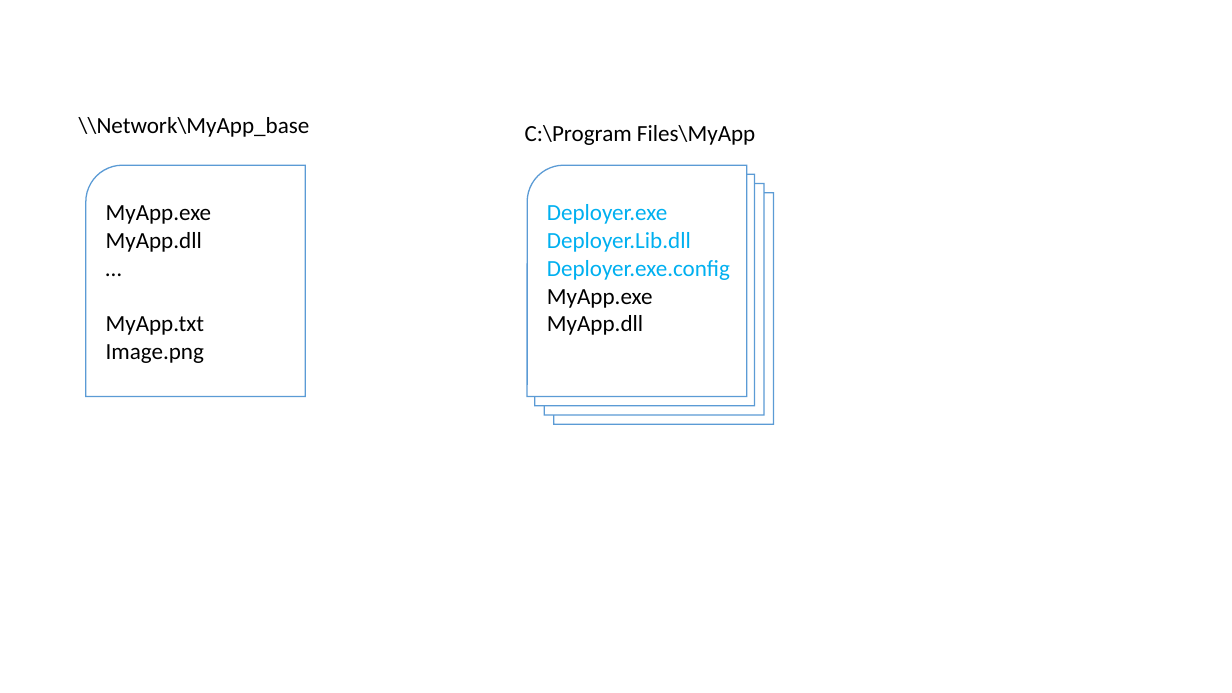
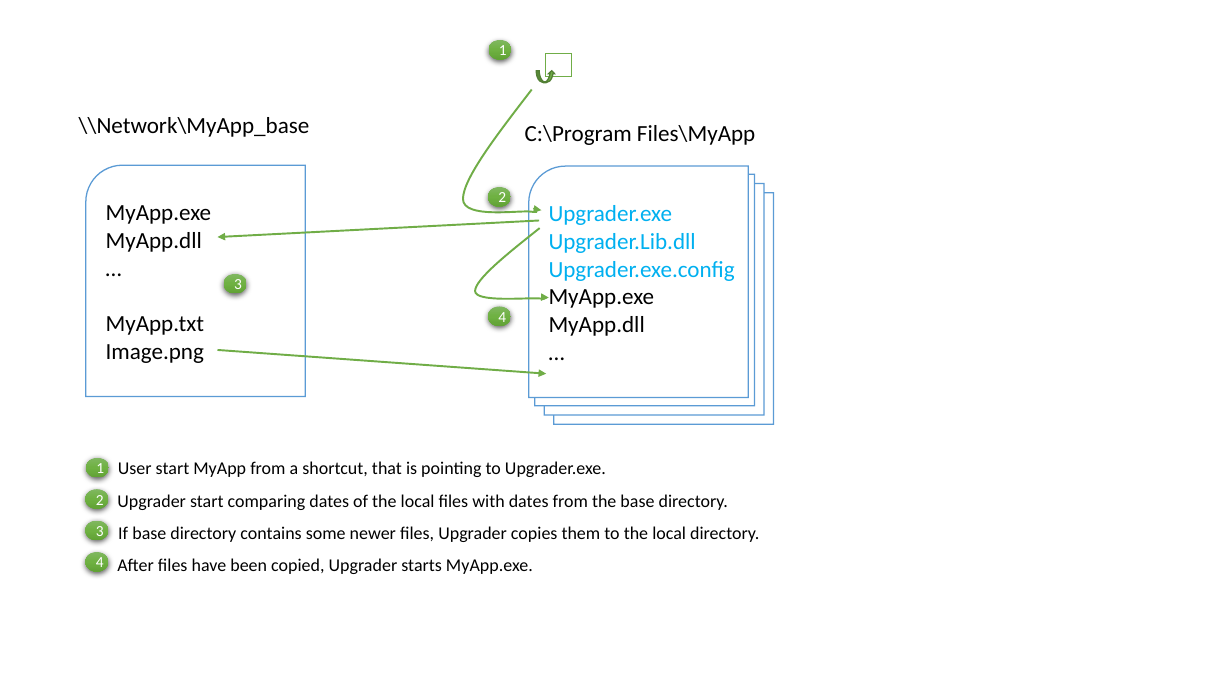
Before and after one commit to uriah65/Upgrader, a slide deck: slide 1 of Documents/Figs.pptx. Drawn at 1232x693 pixels with LibreOffice and Linux fonts; fonts in the diff are those of the drawing. Boxes give left, top, right and bottom in pixels: in the first picture for what was removed or moved away, otherwise in the second. Text is boxed around its words. In the diff, an @@ line names an element or a change of style, - is before the commit and + after.

```diff
--- a/Documents/Figs.pptx
+++ b/Documents/Figs.pptx
@@ ellipse added at (x1=489, y1=40, x2=512, y2=59), fill gradient #81B861 to #6FB242 to #62A336, 12 pt, text #FFFFFF @@
+1
@@ rectangle added at (x1=545, y1=54, x2=571, y2=77), fill #FFFFFF, outline #70AD47 1 pt @@
@@ curved up arrow added at (x1=536, y1=71, x2=555, y2=83), fill #70AD47, outline #538035 1 pt @@
@@ freeform shape added at (x1=463, y1=90, x2=542, y2=213), outline #70AD47 1.5 pt @@
@@ text in round rect at (x1=529, y1=166, x2=749, y2=397): paragraph added @@
+…
@@ ellipse added at (x1=488, y1=187, x2=511, y2=206), fill gradient #81B861 to #6FB242 to #62A336, 12 pt, text #FFFFFF @@
+2
@@ text in round rect at (x1=549, y1=205, x2=735, y2=308): text changed @@
-Deployer.exe
-Deployer.Lib.dll
-Deployer.exe.config
-MyApp.exe
+Upgrader.exe
+Upgrader.Lib.dll
+Upgrader.exe.config
+MyApp.exe
@@ arrow added from (540, 221) to (217, 238), #70AD47 1.5 pt @@
@@ freeform shape added at (x1=475, y1=228, x2=549, y2=299), outline #70AD47 1.5 pt @@
@@ ellipse added at (x1=224, y1=274, x2=247, y2=293), fill gradient #81B861 to #6FB242 to #62A336, 12 pt, text #FFFFFF @@
+3
@@ ellipse added at (x1=488, y1=307, x2=511, y2=326), fill gradient #81B861 to #6FB242 to #62A336, 12 pt, text #FFFFFF @@
+4
@@ arrow added from (217, 350) to (546, 373), #70AD47 1.5 pt @@
@@ ellipse added at (x1=86, y1=457, x2=109, y2=477), fill gradient #81B861 to #6FB242 to #62A336, 12 pt, text #FFFFFF @@
+1
@@ text added at (x1=118, y1=461, x2=606, y2=477), 14 pt, text #000000 @@
+User start MyApp from a shortcut, that is pointing to Upgrader.exe.
@@ ellipse added at (x1=85, y1=489, x2=108, y2=508), fill gradient #81B861 to #6FB242 to #62A336, 12 pt, text #FFFFFF @@
+2
@@ text added at (x1=117, y1=494, x2=728, y2=510), 14 pt, text #000000 @@
+Upgrader start comparing dates of the local files with dates from the base directory.
@@ ellipse added at (x1=85, y1=520, x2=108, y2=540), fill gradient #81B861 to #6FB242 to #62A336, 12 pt, text #FFFFFF @@
+3
@@ text added at (x1=118, y1=526, x2=759, y2=542), 14 pt, text #000000 @@
+If base directory contains some newer files, Upgrader copies them to the local directory.
@@ ellipse added at (x1=85, y1=552, x2=108, y2=571), fill gradient #81B861 to #6FB242 to #62A336, 12 pt, text #FFFFFF @@
+4
@@ text added at (x1=117, y1=558, x2=533, y2=574), 14 pt, text #000000 @@
+After files have been copied, Upgrader starts MyApp.exe.
```
Also in this commit, not shown: 1 other file.
